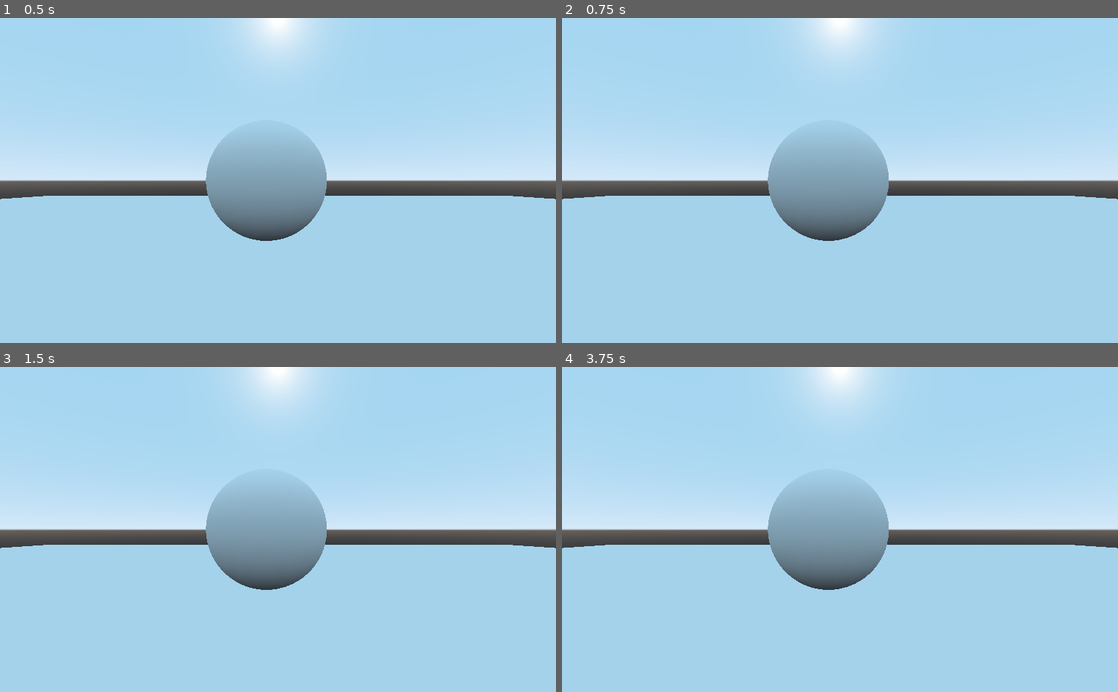
Above: before the commit, frames 1-4 (two rows, left to right).
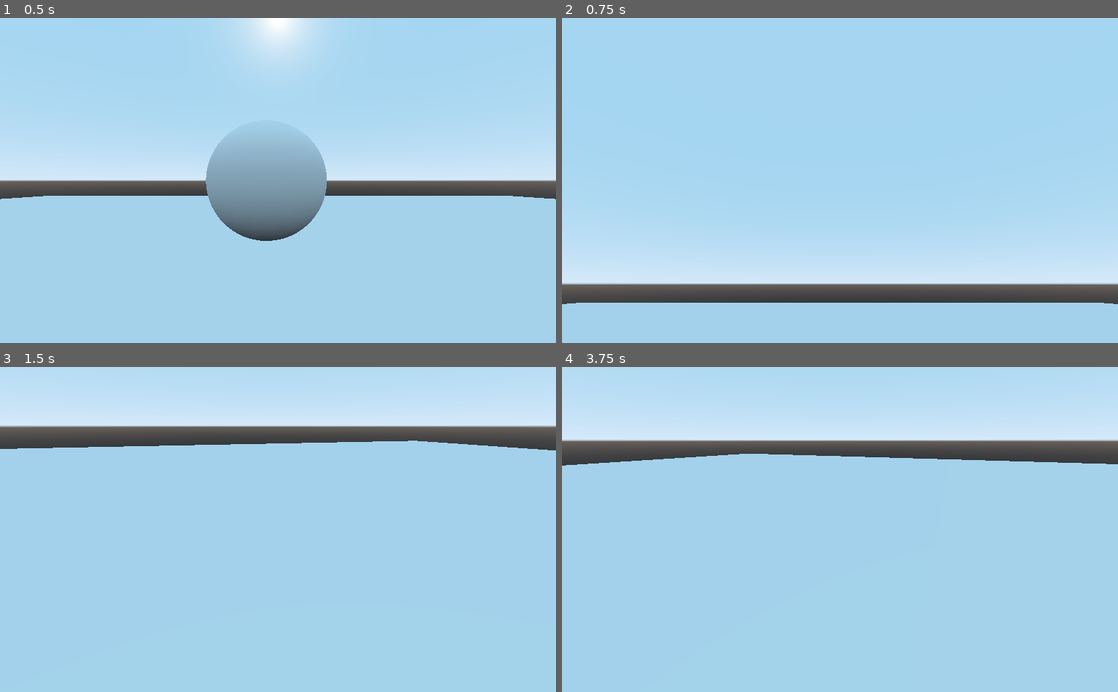
Above: after the commit, the same moments.

Repository: LambdaShark/ShoeDrop
Game: Godot game, scene res://Game.tscn
Same seed, same stepped clock (60 frames per second), same inputs: the game is played once before the commit and once after it.
Inputs (mouse positions are in pixels of both pictures, inside the frame that each line leads up to):
- Up to frame 1 (0.5 s): no input
- Up to frame 2 (0.75 s): move the mouse to (962, 164) at 0.52 s
- Up to frame 3 (1.5 s): tap Enter at 1.25 s; move the mouse to (166, 545) at 1.27 s
- Up to frame 4 (3.75 s): tap Space at 2, 3.5 s; move the mouse to (895, 458) at 2.02 s; tap Enter at 2.75 s; move the mouse to (812, 594) at 2.77 s; move the mouse to (1006, 578) at 3.52 s

Frame 1 is identical in both runs. In frame 2, 34% of the frame differs, in the area x 0-100%, y 0-89%; in frame 3, 32%; in frame 4, 32%.

Commit message:
Camera look

Diff:
--- a/Player.gd
+++ b/Player.gd
@@ -5,6 +5,13 @@
 # var a = 2
 # var b = "text"
 
+export onready var mouse_sensitivity : float = 0.2
+const TO_RAD = TAU / 90
 
-func _physics_process(delta:float):
-	pass
+func _ready():
+	Input.set_mouse_mode(Input.MOUSE_MODE_CAPTURED)
+
+func _input(event: InputEvent):
+	if event is InputEventMouseMotion:
+		$Camera.rotation -= Vector3(event.relative.y, event.relative.x,0) * mouse_sensitivity * TO_RAD
+		$Camera.rotation.x = clamp($Camera.rotation.x, -TAU/8, TAU/8)
